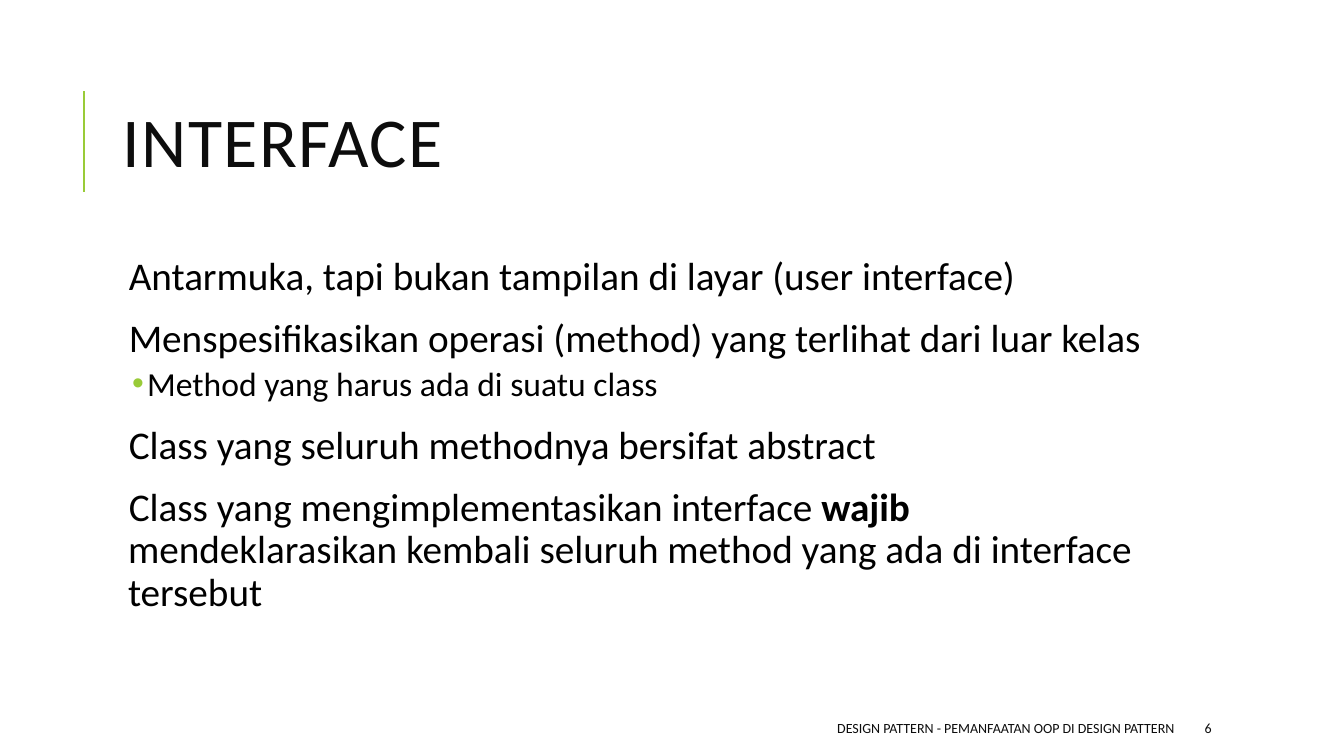
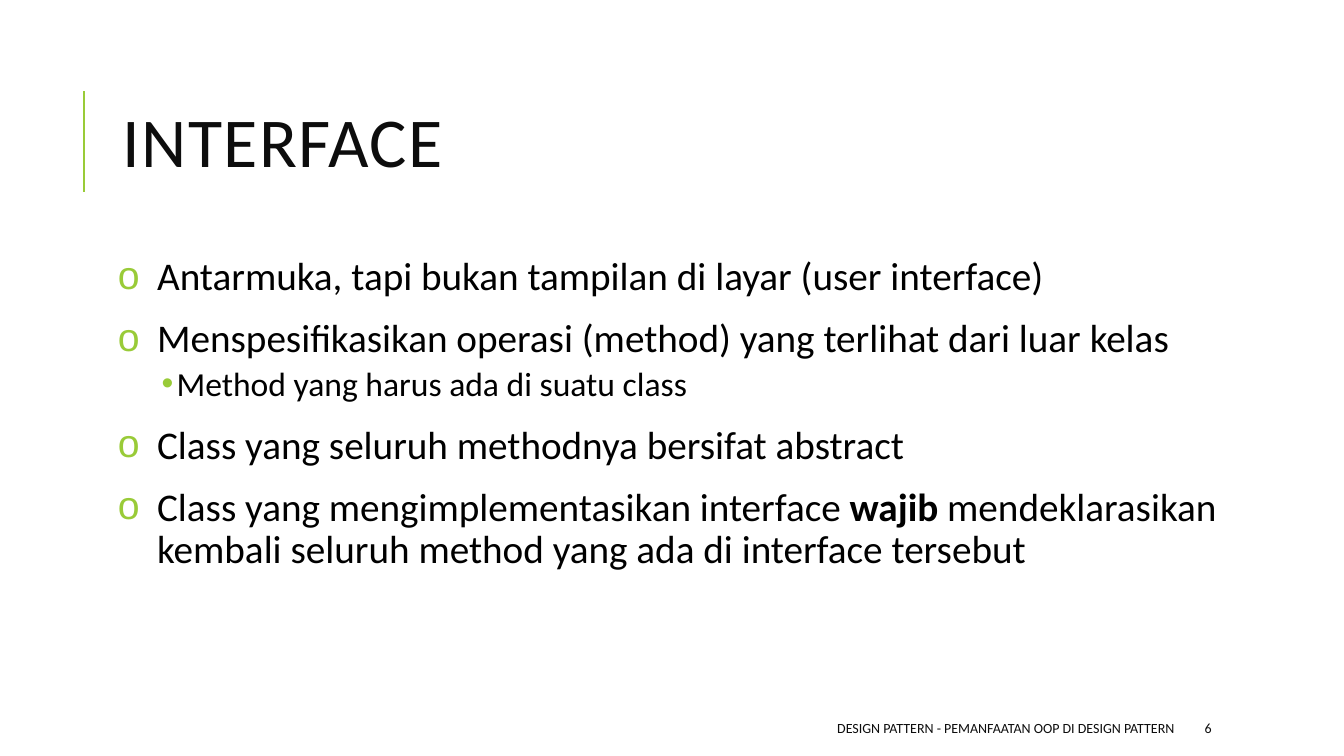
Before and after one commit to ksatria/MK-Design-Pattern, a slide deck: slide 6 of PPT/Design Pattern 2 - Review OOP dan Pemanfaatannya di Design Pattern.pptx. Drawn at 1344x756 pixels with LibreOffice and Linux fonts; fonts in the diff are those of the drawing. Boxes give left, top, right and bottom in pixels: in the first picture for what was removed or moved away, otherwise in the second. Text is boxed around its words. In the diff, an @@ line names an element or a change of style, - is before the commit and + after.

```diff
--- a/PPT/Design Pattern 2 - Review OOP dan Pemanfaatannya di Design Pattern.pptx
+++ b/PPT/Design Pattern 2 - Review OOP dan Pemanfaatannya di Design Pattern.pptx
@@ text "Antarmuka, tapi bukan tampilan di ..." at <box>157,261,1216,570</box>: bullet   to o; indent changed @@
```
Also in this commit, not shown: 6 other slides changed.
